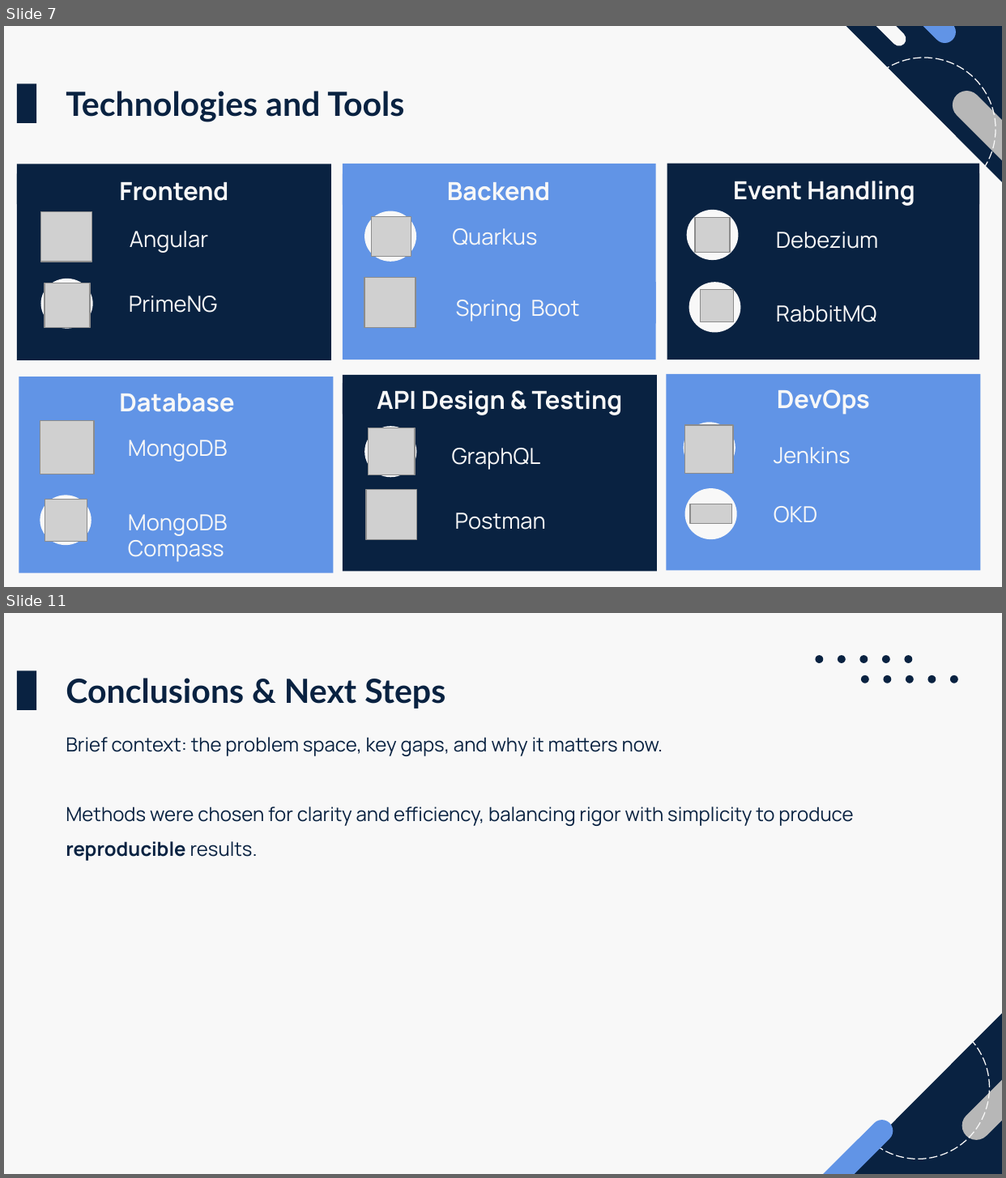
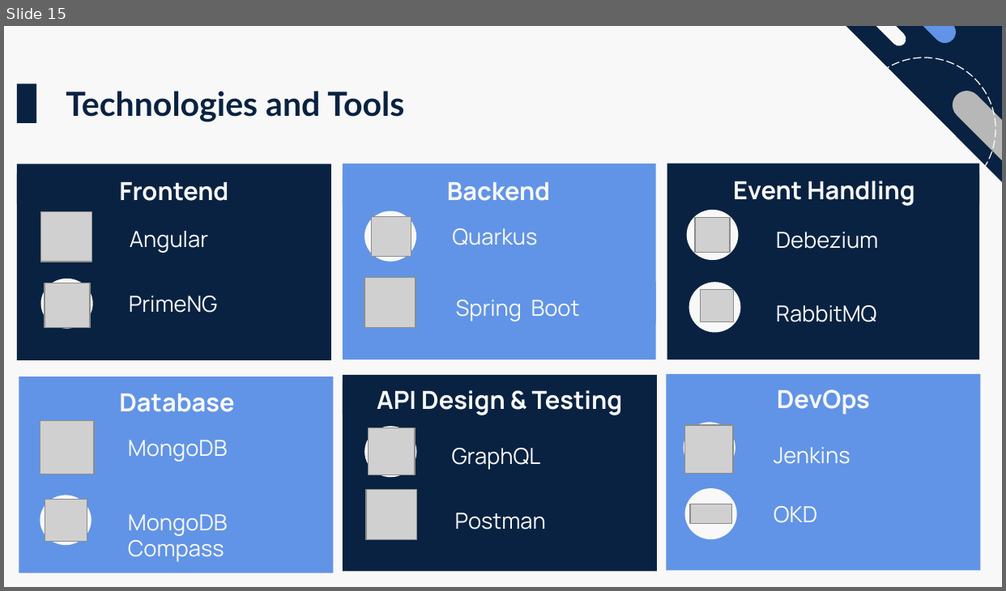
Before and after one commit to fede-palazz/smart-travel, a slide deck: thesis/presentation.pptx. Shown one above the other, each under a label of ours: slides 7 and 11 before the commit, slide 15 after it; the slides between them are not shown. The pictures are 1006x1178 and 1006x591 pixels, drawn with LibreOffice and Linux fonts; fonts in the diff are those of the drawing; grey boxes stand for pictures. Boxes give left, top, right and bottom in pixels: in the first picture for what was removed or moved away, otherwise in the second. Text is boxed around its words. In the diff, an @@ line names an element or a change of style, - is before the commit and + after.

```diff
--- a/thesis/presentation.pptx
+++ b/thesis/presentation.pptx
@@ slide 11 removed at (4, 613, 1002, 1174), background #F8F8F8 @@
@@ rectangle removed at (17, 671, 37, 710) @@
@@ text removed at (66, 678, 445, 709) @@
-Conclusions & Next Steps
@@ text removed at (66, 737, 853, 861) @@
-Brief context: the problem space, key gaps, and why it matters now.
-Methods were chosen for clarity and efficiency, balancing rigor with simplicity to produce reproducible results.
@@ group removed at (797, 655, 1002, 1174): 11 ellipses, 2 rounded rectangles, 1 right triangle @@
@@ what was slide 7 is now slide 15 @@
```
Also in this commit, not shown: 4 slides changed, 6 slides added, 1 other slide removed.
